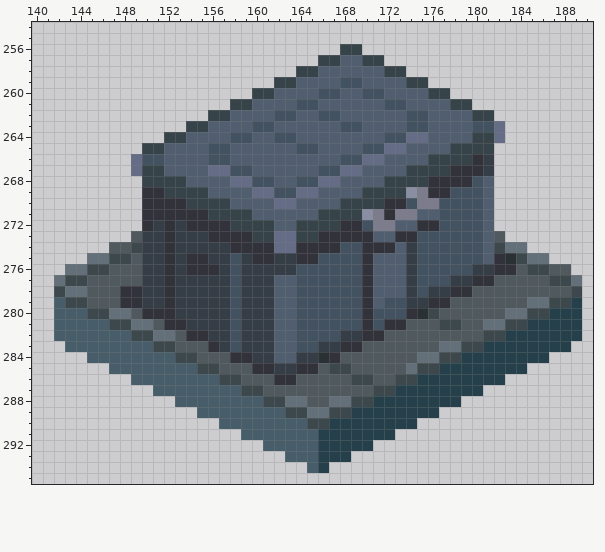
A pixel-art file gets an edit: res/tiled/ase/structures.ase. This is how it looked before the edit.
451x368 pixels, 1 frame. Colours within 5 levels of each other are drawn and written as one. Shown: x 140..190, y 254..295. The commit also changed other parts of the picture, which this record leaves out.
After:
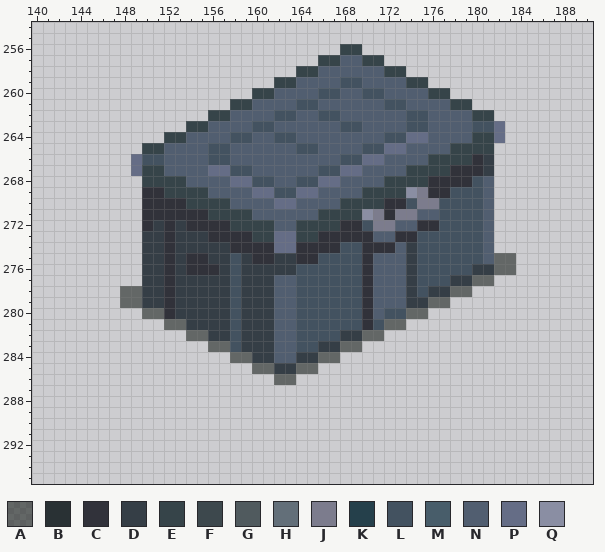
Palette (. is transparent): A #191f1c96  B #293134  C #31323a  D #353e46  E #364449  F #3d484d  G #505a5e  H #636f79  J #7c7c8d  K #25404b  L #435260  M #485d6a  N #515e70  P #656d86  Q #8a8ea3
The exact change:
layer "Layer 2" now hidden
y 273: x 149 G -> .; x 182 G -> .
y 274: x 147..149 GGF -> ...; x 182..184 FHH -> ...
y 275: x 145..149 HHFFG -> .....; x 182..186 CBFHH -> AA...
y 276: x 143..149 HHFFGGG -> .......; x 182..188 CCGFFGG -> AA.....
y 277: x 142..149 HFFGGGGG -> ........; x 180..189 CCGGGGGFFH -> AA........
y 278: x 142..149 FHHGGGCC -> ......AA; x 178..189 CCGGGGGGGGGF -> AA..........
y 279: x 142..149 MFFGGGCC -> ......AA; x 172..173 LL -> NN; x 176..189 CCGGGGGGGHHFFK -> AA............
y 280: x 142..151 MMMFFHHGCC -> ........AA; x 171 L -> N; x 174..189 CBFGGGGGGHHFFKKK -> AA..............
y 281: x 142..153 MMMMMFFHHGCC -> ..........AA; x 172..189 CCGGGFFGGHHFFKKKKK -> AA................
y 282: x 142..155 MMMMMMMFFHHGCC -> ............AA; x 170..189 CCGGGGGGGGGFFKKKKKKK -> AA..................
y 283: x 143..157 MMMMMMMMFFGGGCD -> .............AA; x 168..188 CCGGGGGGGHHFFKKKKKKKK -> AA...................
y 284: x 145..159 MMMMMMMMFFGGGCC -> .............AA; x 166..186 BCGGGGGGGHHFFKKKKKKKK -> AA...................
y 285: x 147..161 MMMMMMMMFFGGGCC -> .............AA; x 164..184 CCGFFGGGGGHFFKKKKKKKK -> AA...................
y 286: x 149..182 MMMMMMMMFFGGGCCGGGGGFFGGFFKKKKKKKK -> .............AA...................
y 287: x 151..180 MMMMMMMMFFGGGGGGGGGGFFKKKKKKKK -> ..............................
y 288: x 153..178 MMMMMMMMFFHHGGHHFFKKKKKKKK -> ..........................
y 289: x 155..176 MMMMMMMMFFHHFFKKKKKKKK -> ......................
y 290: x 157..174 MMMMMMMMFFKKKKKKKK -> ..................
y 291: x 159..172 MMMMMMMKKKKKKK -> ..............
y 292: x 161..170 MMMMMKKKKK -> ..........
y 293: x 163..168 MMMKKK -> ......
y 294: x 165..166 MK -> ..
Where, in picture pixels (left, top, right, bottom), the same in both pictures:
changed: (54, 231, 582, 473)
